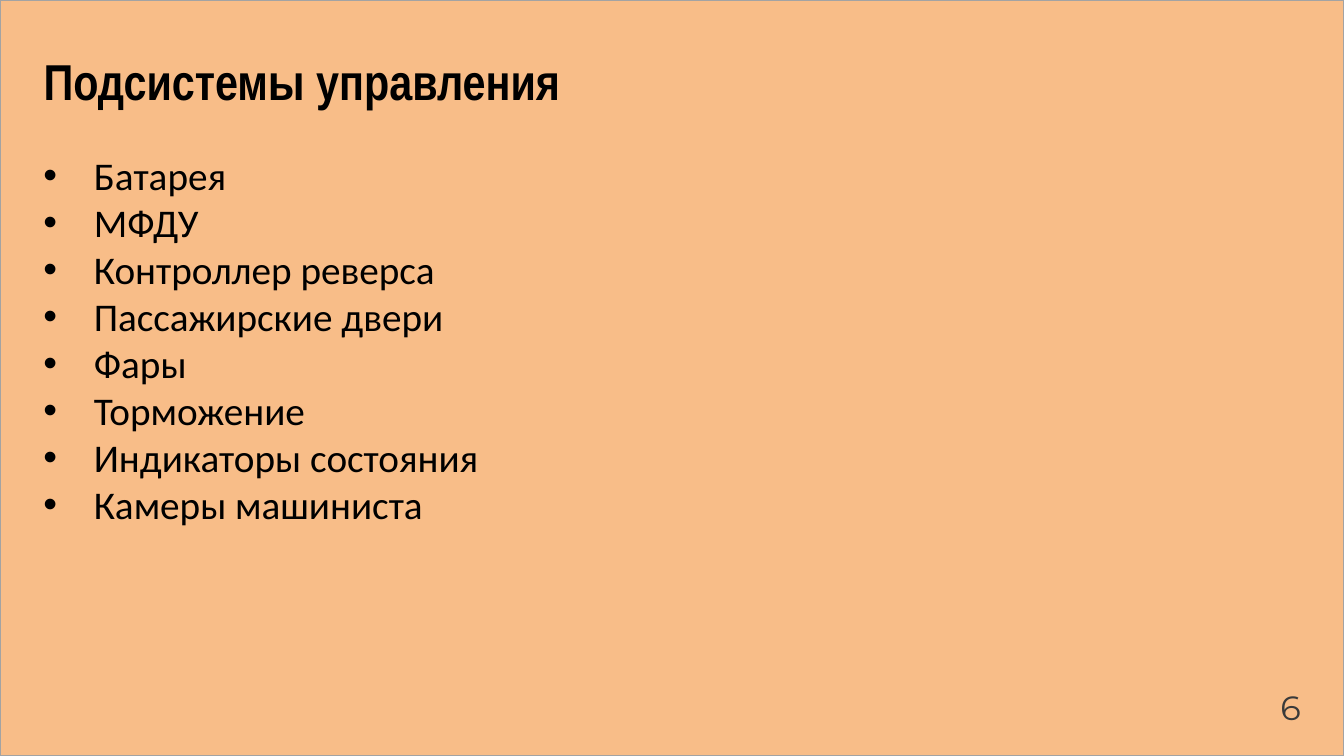
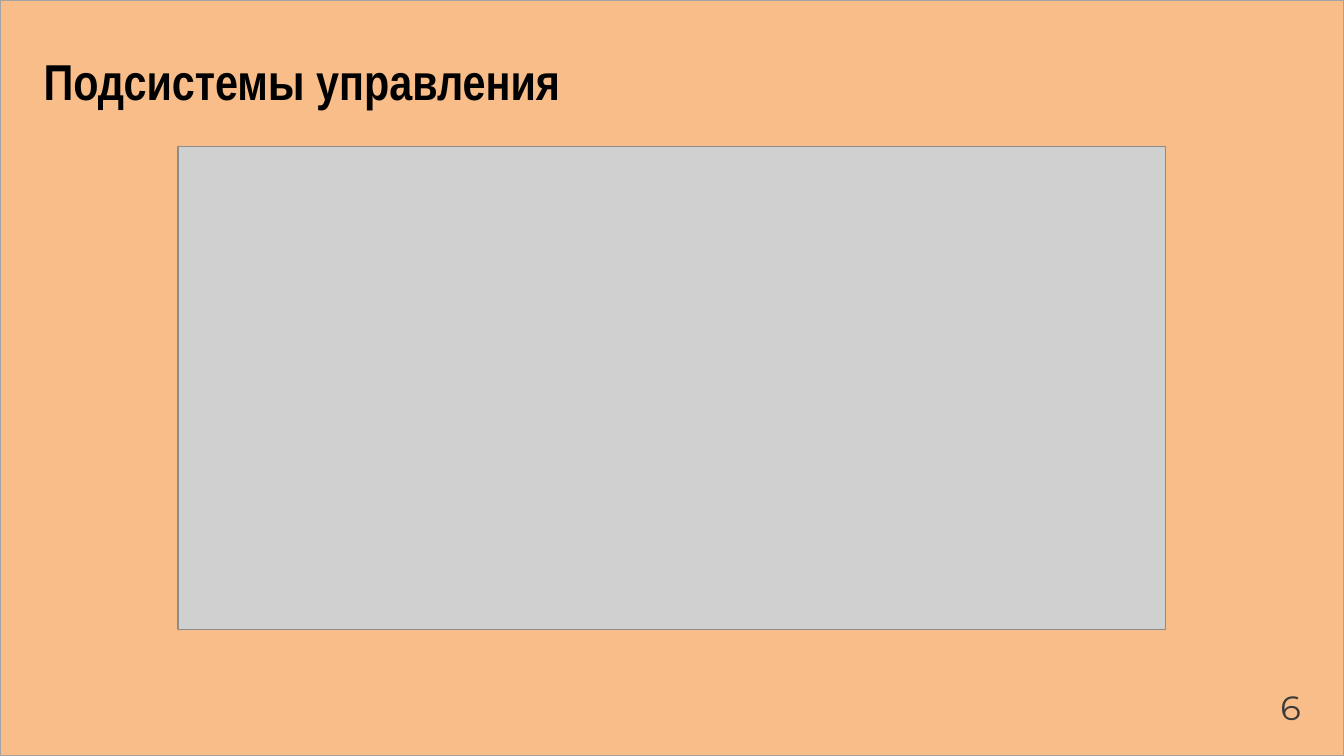
Before and after one commit to Artemor31/Files, a slide deck: slide 8 of Готовые части/NormPreza.pptx (slide 10 before the commit). Drawn at 1344x756 pixels with LibreOffice and Linux fonts; fonts in the diff are those of the drawing; grey boxes stand for pictures. Boxes give left, top, right and bottom in pixels: in the first picture for what was removed or moved away, otherwise in the second. Text is boxed around its words. In the diff, an @@ line names an element or a change of style, - is before the commit and + after.

```diff
--- a/Готовые части/NormPreza.pptx
+++ b/Готовые части/NormPreza.pptx
@@ picture added at [178, 147, 1167, 630] @@
@@ text removed at [94, 165, 478, 526] @@
-• Батарея
-• МФДУ
-• Контроллер реверса
-• Пассажирские двери
-• Фары
-• Торможение
-• Индикаторы состояния
-• Камеры машиниста
```
Also in this commit, not shown: 1 other slide changed, 1 slide added, 1 slide removed, 2 other files.
